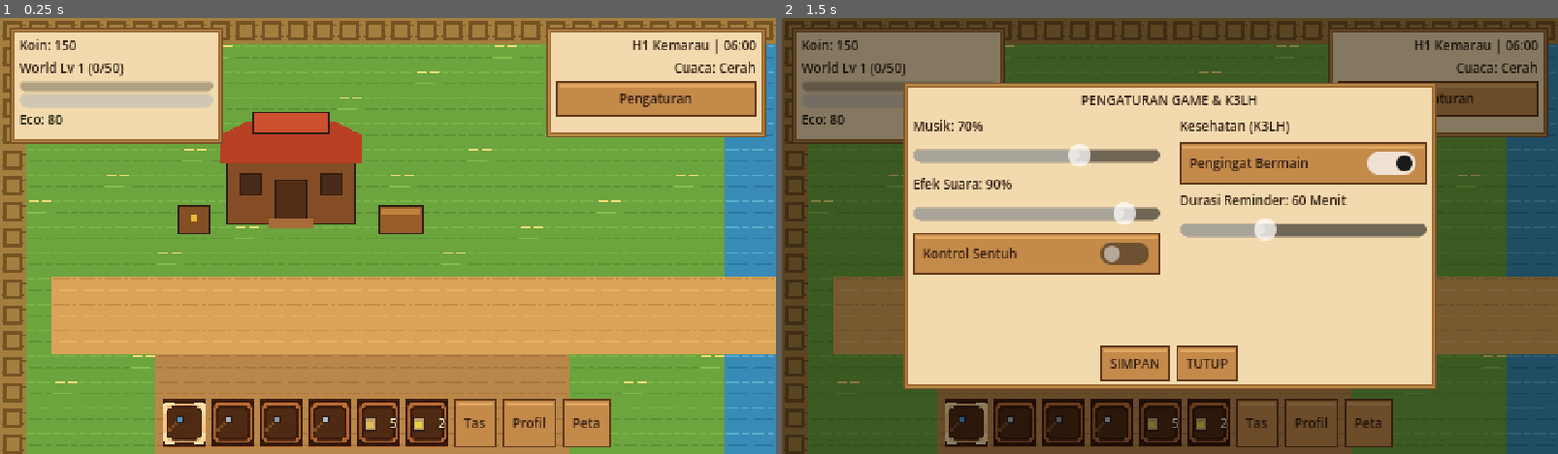
Above: before the commit, frames 1-2 (left to right).
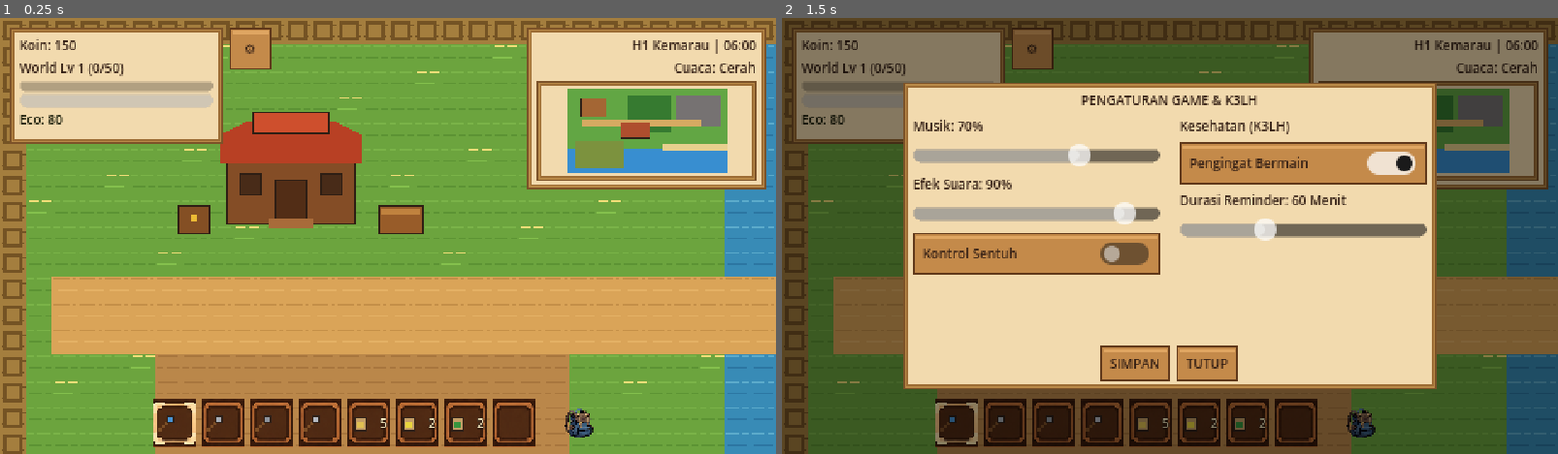
Above: after the commit, the same moments.

Repository: yewuui/NusantaraFarm
Game: Godot game, scene res://scenes/main/WorldRoot.tscn
Same seed, same stepped clock (60 frames per second), same inputs: the game is played once before the commit and once after it. This scene is started directly instead of the project's main scene.
Inputs (mouse positions are in pixels of both pictures, inside the frame that each line leads up to; where the layout moved, square brackets give the same spot in the first picture):
- Up to frame 1 (0.25 s): no input
- Up to frame 2 (1.5 s): click "Pengaturan" (after the commit: "⚙") at 0.5 s; click (898, 87) [1309, 423] at 1.25 s

The runs differ from the first frame. In frame 1, 11% of the frame differs, in the area x 19-99%, y 2-99%; in frame 2, 7.2%.

Commit message:
map,p,bp

Diff:
--- a/autoloads/catalog.gd
+++ b/autoloads/catalog.gd
@@ -231,14 +231,14 @@
 
 func _register_zones() -> void:
 	var defs := [
-		["kebun", "Rumah & Kebun", "res://scenes/zones/ZonaKebun.tscn", Vector2i(36, 24), false, true, 1, &"", 0, 0, Vector2(64, 52)],
-		["joglo_interior", "Dalam Rumah Joglo", "res://scenes/interiors/JogloInterior.tscn", Vector2i(20, 14), true, true, 1, &"", 0, 0, Vector2(64, 52)],
-		["desa_pasar", "Desa Utama & Pasar", "res://scenes/zones/ZonaDesaPasar.tscn", Vector2i(38, 24), false, true, 1, &"", 0, 0, Vector2(170, 102)],
-		["balai_desa", "Balai Desa Nusantara", "res://scenes/interiors/BalaiDesaInterior.tscn", Vector2i(20, 14), true, true, 1, &"", 0, 0, Vector2(170, 102)],
-		["hutan", "Hutan Tropis", "res://scenes/zones/ZonaHutan.tscn", Vector2i(36, 24), false, false, 2, &"q_buka_hutan", 50, 0, Vector2(205, 58)],
-		["sawit", "Perkebunan Sawit", "res://scenes/zones/ZonaSawit.tscn", Vector2i(36, 24), false, false, 3, &"q_buka_sawit", 200, 10, Vector2(82, 160)],
-		["pantai", "Pantai & Laut", "res://scenes/zones/ZonaPantai.tscn", Vector2i(36, 24), false, false, 4, &"q_buka_pantai", 400, 15, Vector2(315, 162)],
-		["tambang", "Pegunungan & Tambang", "res://scenes/zones/ZonaTambang.tscn", Vector2i(36, 24), false, false, 5, &"q_buka_tambang", 500, 0, Vector2(326, 52)],
+		["kebun", "Rumah & Kebun", "res://scenes/zones/ZonaKebun.tscn", Vector2i(36, 24), false, true, 1, &"", 0, 0, Vector2(64, 52), Vector2(56, 36)],
+		["joglo_interior", "Dalam Rumah Joglo", "res://scenes/interiors/JogloInterior.tscn", Vector2i(20, 14), true, true, 1, &"", 0, 0, Vector2(64, 52), Vector2(56, 36)],
+		["desa_pasar", "Desa Utama & Pasar", "res://scenes/zones/ZonaDesaPasar.tscn", Vector2i(38, 24), false, true, 1, &"", 0, 0, Vector2(170, 102), Vector2(92, 44)],
+		["balai_desa", "Balai Desa Nusantara", "res://scenes/interiors/BalaiDesaInterior.tscn", Vector2i(20, 14), true, true, 1, &"", 0, 0, Vector2(170, 102), Vector2(92, 44)],
+		["hutan", "Hutan Tropis", "res://scenes/zones/ZonaHutan.tscn", Vector2i(36, 24), false, false, 2, &"q_buka_hutan", 50, 0, Vector2(205, 58), Vector2(60, 40)],
+		["sawit", "Perkebunan Sawit", "res://scenes/zones/ZonaSawit.tscn", Vector2i(36, 24), false, false, 3, &"q_buka_sawit", 200, 10, Vector2(82, 160), Vector2(64, 38)],
+		["pantai", "Pantai & Laut", "res://scenes/zones/ZonaPantai.tscn", Vector2i(36, 24), false, false, 4, &"q_buka_pantai", 400, 15, Vector2(315, 162), Vector2(84, 40)],
+		["tambang", "Pegunungan & Tambang", "res://scenes/zones/ZonaTambang.tscn", Vector2i(36, 24), false, false, 5, &"q_buka_tambang", 500, 0, Vector2(326, 52), Vector2(60, 38)],
 	]
 	for d in defs:
 		var z := ZoneData.new()
@@ -253,6 +253,7 @@
 		z.unlock_cost_coins = d[8]
 		z.unlock_cost_wood = d[9]
 		z.map_pin_pos = d[10]
+		z.map_display_size = d[11]
 		zones[z.zone_id] = z
 
 
--- a/autoloads/game_manager.gd
+++ b/autoloads/game_manager.gd
@@ -50,6 +50,8 @@
 		"hotbar_4": [KEY_4],
 		"hotbar_5": [KEY_5],
 		"hotbar_6": [KEY_6],
+		"hotbar_7": [KEY_7],
+		"hotbar_8": [KEY_8],
 	}
 	for action_name in key_bindings.keys():
 		if not InputMap.has_action(action_name):
--- a/autoloads/network_manager.gd
+++ b/autoloads/network_manager.gd
@@ -323,3 +323,24 @@
 		peer_profiles[peer_id]["current_zone"] = zone_id
 		peer_profiles[peer_id]["pos"] = [spawn_pos.x, spawn_pos.y]
 	peer_roster_changed.emit()
+
+
+@rpc("any_peer", "call_local", "unreliable_ordered")
+func sync_player_motion(zone_id: String, pos: Vector2) -> void:
+	var sender_id := multiplayer.get_remote_sender_id() if is_network_active() else 1
+	if sender_id == 0:
+		sender_id = 1
+	if not peer_profiles.has(sender_id):
+		return
+	peer_profiles[sender_id]["current_zone"] = zone_id
+	peer_profiles[sender_id]["pos"] = [pos.x, pos.y]
+	if is_network_active() and multiplayer.is_server():
+		rpc("_client_sync_player_motion", sender_id, zone_id, pos)
+
+
+@rpc("authority", "call_local", "unreliable_ordered")
+func _client_sync_player_motion(peer_id: int, zone_id: String, pos: Vector2) -> void:
+	if not peer_profiles.has(peer_id):
+		return
+	peer_profiles[peer_id]["current_zone"] = zone_id
+	peer_profiles[peer_id]["pos"] = [pos.x, pos.y]
--- a/autoloads/world_state_manager.gd
+++ b/autoloads/world_state_manager.gd
@@ -12,6 +12,8 @@
 signal world_state_reloaded
 
 const MAX_CHEST_SLOTS := 20
+## Development: semua zona dibuka dulu. Set ke false saat mau rilis/produksi.
+const DEV_UNLOCK_ALL_ZONES := true
 const DEFAULT_FOREST_POSITIONS := [
 	Vector2(112, 112), Vector2(192, 96), Vector2(288, 112), Vector2(384, 96),
 	Vector2(464, 128), Vector2(144, 240), Vector2(240, 272), Vector2(336, 256),
@@ -47,6 +49,9 @@
 		"pantai": false,
 		"tambang": false,
 	}
+	if DEV_UNLOCK_ALL_ZONES:
+		for zone_id in unlocked_zones.keys():
+			unlocked_zones[zone_id] = true
 	farm_plots = {
 		"kebun": {},
 		"sawit": {},
@@ -69,6 +74,8 @@
 
 
 func is_zone_unlocked(zone_id: String) -> bool:
+	if DEV_UNLOCK_ALL_ZONES:
+		return true
 	return bool(unlocked_zones.get(zone_id, false))
 
 
--- a/icon.svg
+++ /dev/null
@@ -1,9 +0,0 @@
-<svg height="128" width="128" xmlns="http://www.w3.org/2000/svg">
-  <rect x="4" y="4" width="120" height="120" rx="18" fill="#3a6b35" stroke="#d4b26a" stroke-width="6"/>
-  <polygon points="64,22 18,68 110,68" fill="#d4b26a" stroke="#2e2018" stroke-width="4"/>
-  <rect x="44" y="68" width="40" height="36" rx="6" fill="#e0ac84" stroke="#2e2018" stroke-width="4"/>
-  <circle cx="54" cy="84" r="3" fill="#2e2018"/>
-  <circle cx="74" cy="84" r="3" fill="#2e2018"/>
-  <path d="M56 94 Q64 100 72 94" stroke="#2e2018" stroke-width="3" fill="none"/>
-  <circle cx="94" cy="36" r="10" fill="#f6ce3e"/>
-</svg>
--- a/project.godot
+++ b/project.godot
@@ -14,7 +14,6 @@
 config/description="Simulasi pertanian kearifan lokal Indonesia dengan Co-op LAN dan edukasi K3LH."
 run/main_scene="res://scenes/main/MainMenu.tscn"
 config/features=PackedStringArray("4.7", "GL Compatibility")
-config/icon="res://icon.svg"
 
 [autoload]
 
--- a/scenes/ui/HUD.tscn
+++ b/scenes/ui/HUD.tscn
@@ -1,6 +1,8 @@
 [gd_scene format=3]
 
 [ext_resource type="Script" path="res://scripts/ui/hud.gd" id="1_hud"]
+[ext_resource type="Texture2D" path="res://assets/ui/world_map.png" id="2_wmap"]
+[ext_resource type="Texture2D" path="res://assets/ui/btn_tas.png" id="3_tas"]
 
 [node name="HUD" type="CanvasLayer"]
 layer = 5
@@ -68,6 +70,24 @@
 theme_override_colors/font_color = Color(0.85, 0.45, 1, 1)
 text = "[MENGANTUK]"
 
+[node name="BtnProfilStats" type="Button" parent="Root"]
+layout_mode = 1
+offset_left = 6.0
+offset_top = 6.0
+offset_right = 138.0
+offset_bottom = 78.0
+flat = true
+tooltip_text = "Buka Profil"
+
+[node name="BtnSettings" type="Button" parent="Root"]
+layout_mode = 1
+offset_left = 142.0
+offset_top = 6.0
+offset_right = 168.0
+offset_bottom = 32.0
+tooltip_text = "Pengaturan"
+text = "⚙"
+
 [node name="TopRight" type="PanelContainer" parent="Root"]
 layout_mode = 1
 anchors_preset = 1
@@ -106,9 +126,43 @@
 text = "Tidur: 1/2"
 horizontal_alignment = 2
 
-[node name="BtnMenu" type="Button" parent="Root/TopRight/VBox"]
-layout_mode = 2
-text = "Pengaturan"
+[node name="MiniMap" type="PanelContainer" parent="Root/TopRight/VBox"]
+layout_mode = 2
+
+[node name="MapContainer" type="Control" parent="Root/TopRight/VBox/MiniMap"]
+custom_minimum_size = Vector2(124, 52)
+layout_mode = 2
+clip_contents = true
+
+[node name="MapRect" type="TextureRect" parent="Root/TopRight/VBox/MiniMap/MapContainer"]
+layout_mode = 1
+anchors_preset = 15
+anchor_right = 1.0
+anchor_bottom = 1.0
+grow_horizontal = 2
+grow_vertical = 2
+texture = ExtResource("2_wmap")
+expand_mode = 1
+stretch_mode = 5
+
+[node name="PinsLayer" type="Control" parent="Root/TopRight/VBox/MiniMap/MapContainer"]
+layout_mode = 1
+anchors_preset = 15
+anchor_right = 1.0
+anchor_bottom = 1.0
+grow_horizontal = 2
+grow_vertical = 2
+mouse_filter = 2
+
+[node name="BtnOpenMap" type="Button" parent="Root/TopRight/VBox/MiniMap/MapContainer"]
+layout_mode = 1
+anchors_preset = 15
+anchor_right = 1.0
+anchor_bottom = 1.0
+grow_horizontal = 2
+grow_vertical = 2
+flat = true
+tooltip_text = "Buka Peta"
 
 [node name="PromptLabel" type="Label" parent="Root"]
 visible = false
@@ -160,24 +214,21 @@
 offset_bottom = -4.0
 grow_horizontal = 2
 grow_vertical = 0
+theme_override_constants/separation = 2
 alignment = 1
 
 [node name="Hotbar" type="HBoxContainer" parent="Root/BottomBar"]
 layout_mode = 2
 
-[node name="BtnTas" type="Button" parent="Root/BottomBar"]
-layout_mode = 2
-text = "Tas"
-
-[node name="BtnProfil" type="Button" parent="Root/BottomBar"]
-layout_mode = 2
-text = "Profil"
-
-[node name="BtnPeta" type="Button" parent="Root/BottomBar"]
-layout_mode = 2
-text = "Peta"
-
-[connection signal="pressed" from="Root/TopRight/VBox/BtnMenu" to="." method="_on_btn_menu_pressed"]
+[node name="BtnTas" type="TextureButton" parent="Root/BottomBar"]
+custom_minimum_size = Vector2(51, 26)
+layout_mode = 2
+texture_normal = ExtResource("3_tas")
+ignore_texture_size = true
+stretch_mode = 5
+tooltip_text = "Tas"
+
+[connection signal="pressed" from="Root/BtnSettings" to="." method="_on_btn_menu_pressed"]
 [connection signal="pressed" from="Root/BottomBar/BtnTas" to="." method="_on_btn_tas_pressed"]
-[connection signal="pressed" from="Root/BottomBar/BtnProfil" to="." method="_on_btn_profil_pressed"]
-[connection signal="pressed" from="Root/BottomBar/BtnPeta" to="." method="_on_btn_peta_pressed"]
+[connection signal="pressed" from="Root/BtnProfilStats" to="." method="_on_btn_profil_pressed"]
+[connection signal="pressed" from="Root/TopRight/VBox/MiniMap/MapContainer/BtnOpenMap" to="." method="_on_btn_peta_pressed"]
--- a/scenes/ui/InventoryUI.tscn
+++ b/scenes/ui/InventoryUI.tscn
@@ -83,7 +83,7 @@
 [node name="BtnSwapHotbar" type="Button" parent="Panel/VBox/Body/DetailBox"]
 visible = false
 layout_mode = 2
-text = "Taruh ke Slot 6 Hotbar"
+text = "Taruh ke Slot 8 Hotbar"
 
 [node name="BtnAction" type="Button" parent="Panel/VBox/Body/DetailBox"]
 visible = false
--- a/scripts/actors/player_controller.gd
+++ b/scripts/actors/player_controller.gd
@@ -99,14 +99,15 @@
 	_update_tile_cursor()
 	_refresh_nearby_interactable()
 
-	if NetworkManager.is_network_active():
-		_sync_timer += delta
-		if _sync_timer >= SYNC_INTERVAL:
-			_sync_timer = 0.0
-			var cur_anim := String(sprite.animation)
-			var wr := _get_world_root()
-			var cur_zone: String = wr.current_zone_id if wr != null else "kebun"
+	_sync_timer += delta
+	if _sync_timer >= SYNC_INTERVAL:
+		_sync_timer = 0.0
+		var cur_anim := String(sprite.animation)
+		var wr := _get_world_root()
+		var cur_zone: String = wr.current_zone_id if wr != null else "kebun"
+		if NetworkManager.is_network_active():
 			rpc("_rpc_sync_motion", global_position, cur_anim, cur_zone)
+		NetworkManager.sync_player_motion(cur_zone, global_position)
 
 
 func _unhandled_input(event: InputEvent) -> void:
--- a/scripts/resources/zone_data.gd
+++ b/scripts/resources/zone_data.gd
@@ -13,3 +13,4 @@
 @export var unlock_cost_coins: int = 0
 @export var unlock_cost_wood: int = 0
 @export var map_pin_pos: Vector2 = Vector2(100, 100)
+@export var map_display_size: Vector2 = Vector2(56, 36)
--- a/scripts/ui/hud.gd
+++ b/scripts/ui/hud.gd
@@ -17,9 +17,12 @@
 @onready var prompt_label: Label = $Root/PromptLabel
 @onready var toast_label: Label = $Root/ToastLabel
 @onready var drowsy_vignette: ColorRect = $DrowsyVignette
+@onready var minimap_map_rect: TextureRect = $Root/TopRight/VBox/MiniMap/MapContainer/MapRect
+@onready var minimap_pins_layer: Control = $Root/TopRight/VBox/MiniMap/MapContainer/PinsLayer
 
 var _hotbar_buttons: Array[Button] = []
 var _toast_timer: float = 0.0
+var _minimap_timer: float = 0.0
 
 # Satu bingkai kayu untuk tiap slot, plus bingkai krem untuk slot yang aktif.
 var _slot_styles: Array[StyleBoxTexture] = []
@@ -29,7 +32,7 @@
 func _ready() -> void:
 	$Root.theme = UIThemeHelper.get_theme()
 	_make_slot_styles()
-	for i in range(6):
+	for i in range(8):
 		var b := Button.new()
 		b.custom_minimum_size = Vector2(26, 26)
 		b.add_theme_stylebox_override("normal", _slot_styles[i])
@@ -65,6 +68,11 @@
 		if _toast_timer <= 0.0:
 			toast_label.visible = false
 
+	_minimap_timer -= delta
+	if _minimap_timer <= 0.0:
+		_minimap_timer = 0.75
+		_refresh_minimap()
+
 	var local_player := _get_local_player_node()
 	if local_player != null:
 		var ptext := local_player.get_nearby_prompt()
@@ -75,18 +83,18 @@
 
 
 func _unhandled_input(event: InputEvent) -> void:
-	for i in range(6):
+	for i in range(8):
 		if event.is_action_pressed("hotbar_%d" % (i + 1)):
 			_on_hotbar_slot_pressed(i)
 			return
 	if event.is_action_pressed("hotbar_next"):
 		var lp := _get_local_player_node()
 		if lp != null:
-			_on_hotbar_slot_pressed((lp.selected_hotbar_index + 1) % 6)
+			_on_hotbar_slot_pressed((lp.selected_hotbar_index + 1) % 8)
 	elif event.is_action_pressed("hotbar_prev"):
 		var lp := _get_local_player_node()
 		if lp != null:
-			_on_hotbar_slot_pressed((lp.selected_hotbar_index + 5) % 6)
+			_on_hotbar_slot_pressed((lp.selected_hotbar_index + 7) % 8)
 
 
 func _on_hotbar_slot_pressed(idx: int) -> void:
@@ -126,6 +134,7 @@
 	_on_eco_changed(WorldStateManager.eco_meter)
 	_on_time_tick(TimeManager.get_hour(), TimeManager.get_minute())
 	_on_festival_changed(TimeManager.is_festival_active())
+	_refresh_minimap()
 
 
 func _refresh_player_stats() -> void:
@@ -140,7 +149,7 @@
 
 
 func _make_slot_styles() -> void:
-	for i in range(6):
+	for i in range(8):
 		var tex := load("res://assets/ui/hotbar_slot_%d.png" % (i + 1)) as Texture2D
 		var sb := StyleBoxTexture.new()
 		sb.texture = tex
@@ -153,7 +162,7 @@
 func _refresh_hotbar() -> void:
 	var lp := _get_local_player_node()
 	var active_idx := lp.selected_hotbar_index if lp != null else 0
-	for i in range(6):
+	for i in range(8):
 		var b := _hotbar_buttons[i]
 		var slot := EconomyManager.get_inventory_slot(GameManager.player_uuid, i)
 		var item_id := str(slot.get("id", ""))
@@ -220,6 +229,53 @@
 	return get_tree().get_first_node_in_group("world_root") as WorldRoot
 
 
+func _refresh_minimap() -> void:
+	if minimap_map_rect == null or minimap_pins_layer == null:
+		return
+	for c in minimap_pins_layer.get_children():
+		minimap_pins_layer.remove_child(c)
+		c.queue_free()
+
+	var map_tex := minimap_map_rect.texture
+	if map_tex == null:
+		return
+	var tex_size := map_tex.get_size()
+	var area_size := minimap_map_rect.size
+	if tex_size.x <= 0.0 or tex_size.y <= 0.0 or area_size.x <= 0.0 or area_size.y <= 0.0:
+		return
+	var scale := minf(area_size.x / tex_size.x, area_size.y / tex_size.y)
+	var drawn_size := tex_size * scale
+	var origin := (area_size - drawn_size) * 0.5
+	var pin_scale := drawn_size.x / tex_size.x
+
+	for pid in NetworkManager.peer_profiles.keys():
+		var info: Dictionary = NetworkManager.peer_profiles[pid]
+		var pz := str(info.get("current_zone", "kebun"))
+		if pz == "joglo_interior":
+			pz = "kebun"
+		elif pz == "balai_desa":
+			pz = "desa_pasar"
+		var z := Catalog.get_zone(StringName(pz))
+		if z == null:
+			continue
+		var pin := ColorRect.new()
+		pin.size = Vector2(4, 4)
+		var pos_arr: Array = info.get("pos", [0.0, 0.0])
+		var world_pos := Vector2(float(pos_arr[0]), float(pos_arr[1]))
+		var zone_size := Vector2(z.grid_size) * 16.0
+		var normalized := Vector2(0.5, 0.5)
+		if zone_size.x > 0.0 and zone_size.y > 0.0:
+			normalized = Vector2(
+				clampf(world_pos.x / zone_size.x, 0.0, 1.0),
+				clampf(world_pos.y / zone_size.y, 0.0, 1.0)
+			)
+		var pin_center := z.map_pin_pos - z.map_display_size * 0.5 + z.map_display_size * normalized
+		pin.position = origin + pin_center * pin_scale - pin.size * 0.5
+		pin.color = Color(0.2, 1.0, 0.35) if int(pid) == NetworkManager.get_local_peer_id() else Color(1.0, 0.85, 0.25)
+		pin.mouse_filter = Control.MOUSE_FILTER_IGNORE
+		minimap_pins_layer.add_child(pin)
+
+
 func _get_local_player_node() -> PlayerController:
 	var wr := _get_world_root()
 	if wr == null:
--- a/scripts/ui/inventory_ui.gd
+++ b/scripts/ui/inventory_ui.gd
@@ -111,7 +111,7 @@
 	detail_name.text = "%s (x%d)" % [it.display_name, cnt]
 	detail_desc.text = "%s\nHarga dasar: %d Koin" % [it.description, it.base_sell_price]
 
-	btn_swap_hotbar.visible = (_mode == "bag" and _selected_idx >= 6)
+	btn_swap_hotbar.visible = (_mode == "bag" and _selected_idx >= 8)
 	btn_action.visible = true
 	match _mode:
 		"bag":
@@ -143,9 +143,9 @@
 
 
 func _on_btn_swap_hotbar_pressed() -> void:
-	if _selected_idx >= 6:
-		EconomyManager.request_swap_inventory_slots(_selected_idx, 5)
-		_selected_idx = 5
+	if _selected_idx >= 8:
+		EconomyManager.request_swap_inventory_slots(_selected_idx, 7)
+		_selected_idx = 7
 
 
 func _on_btn_close_pressed() -> void:
--- a/scripts/ui/map_ui.gd
+++ b/scripts/ui/map_ui.gd
@@ -54,7 +54,17 @@
 		pin.expand_mode = TextureRect.EXPAND_IGNORE_SIZE
 		pin.custom_minimum_size = Vector2(18, 18)
 		pin.size = Vector2(18, 18)
-		pin.position = z.map_pin_pos
+		var pos_arr: Array = info.get("pos", [0.0, 0.0])
+		var world_pos := Vector2(float(pos_arr[0]), float(pos_arr[1]))
+		var zone_size := Vector2(z.grid_size) * 16.0
+		var normalized := Vector2(0.5, 0.5)
+		if zone_size.x > 0.0 and zone_size.y > 0.0:
+			normalized = Vector2(
+				clampf(world_pos.x / zone_size.x, 0.0, 1.0),
+				clampf(world_pos.y / zone_size.y, 0.0, 1.0)
+			)
+		var pin_center := z.map_pin_pos - z.map_display_size * 0.5 + z.map_display_size * normalized
+		pin.position = pin_center - pin.size * 0.5
 		pin.tooltip_text = str(info.get("player_name", "Petani"))
 		pins_layer.add_child(pin)
 
Binary file added: assets/ui/btn_tas.png
Not shown, changed: assets/ui/btn_tas.png.import
Binary file added: assets/ui/hotbar_slot_7.png
Not shown, added: assets/ui/hotbar_slot_7.png.import
Binary file added: assets/ui/hotbar_slot_8.png
Not shown, added: assets/ui/hotbar_slot_8.png.import
Binary file added: assets/ui/pixel_menu_bg.png
Not shown, added: assets/ui/pixel_menu_bg.png.import
Not shown, changed: docs/01_PRD_Nusantara_Farm.md
Not shown, changed: docs/02_Arsitektur_Godot_dan_Multiplayer_LAN.md
